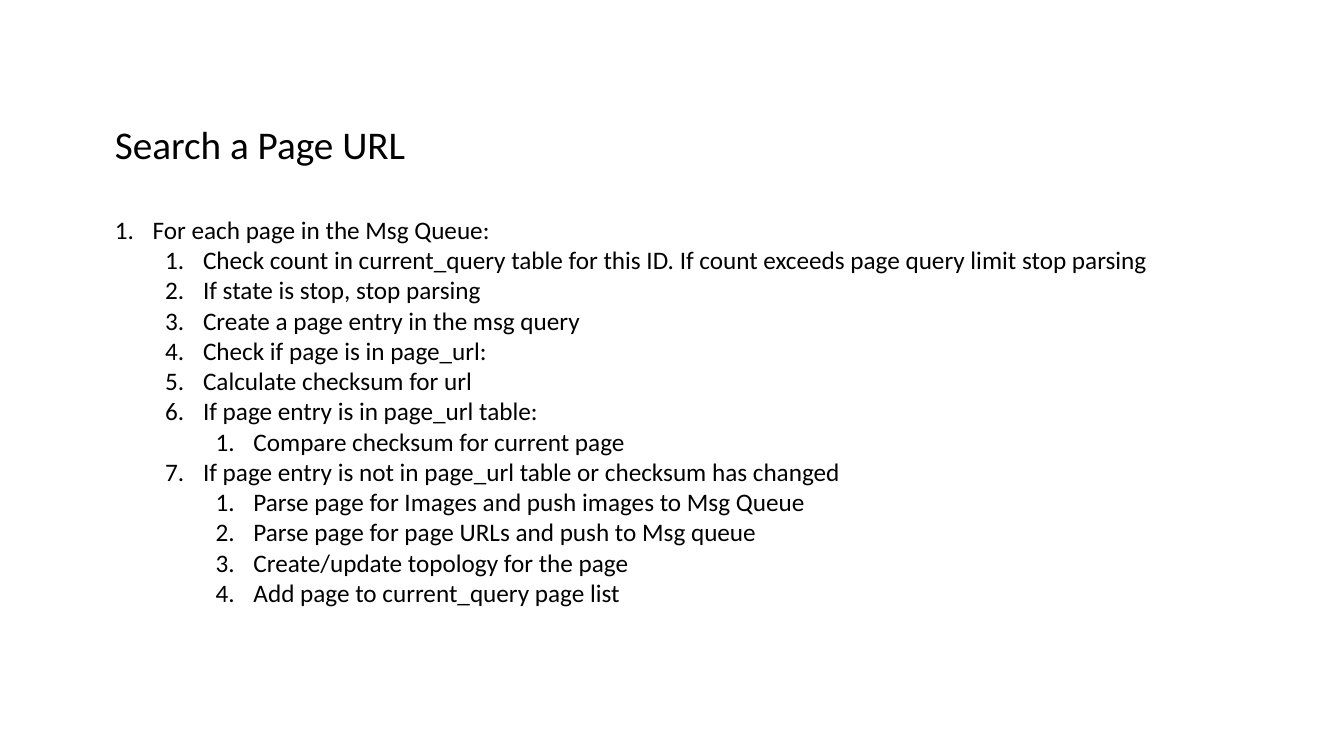
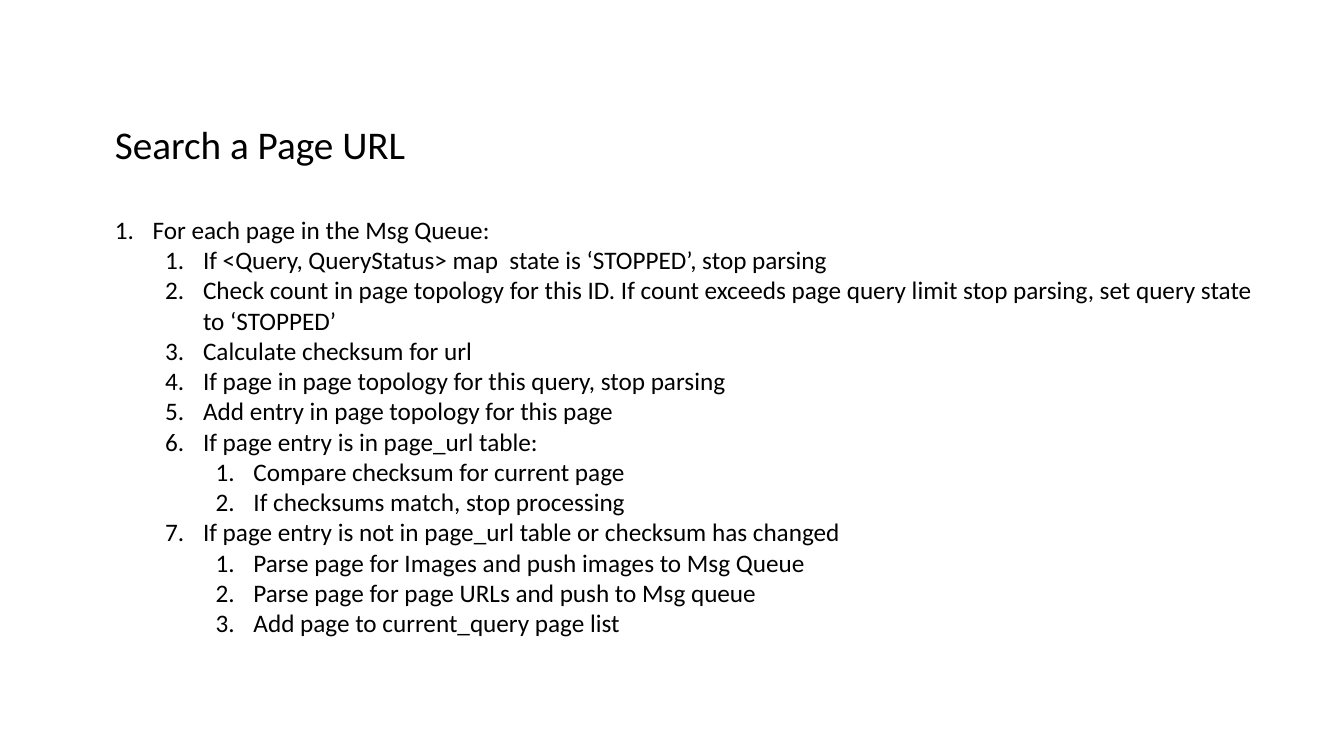
Before and after one commit to datim/squid, a slide deck: slide 5 of docs/design.pptx. Drawn at 1344x756 pixels with LibreOffice and Linux fonts; fonts in the diff are those of the drawing. Boxes give left, top, right and bottom in pixels: in the first picture for what was removed or moved away, otherwise in the second. Text is boxed around its words. In the diff, an @@ line names an element or a change of style, - is before the commit and + after.

Commit message:
Clear page topology at start of search. Check status in thread for max page counts

```diff
--- a/docs/design.pptx
+++ b/docs/design.pptx
@@ text at (203,251,1251,330): text changed @@
-  1. Check count in current_query table for this ID. If count exceeds page query limit stop parsing
-  2. If state is stop, stop parsing
-  3. Create a page entry in the msg query
-  4. Check if page is in page_url:
+  1. If <Query, QueryStatus> map state is ‘STOPPED’, stop parsing
+  2. Check count in page topology for this ID. If count exceeds page query limit stop parsing, set query state to ‘STOPPED’
@@ text at (203,372,725,425): paragraphs added @@
+  4. If page in page topology for this query, stop parsing
+  5. Add entry in page topology for this page
@@ text at (253,493,625,516): paragraph added @@
+    2. If checksums match, stop processing
@@ text at (253,554,628,577): paragraph removed @@
-    3. Create/update topology for the page
```
Also in this commit, not shown: 5 other slides changed, 2 slides added, 2 slides removed, 3 other files.
